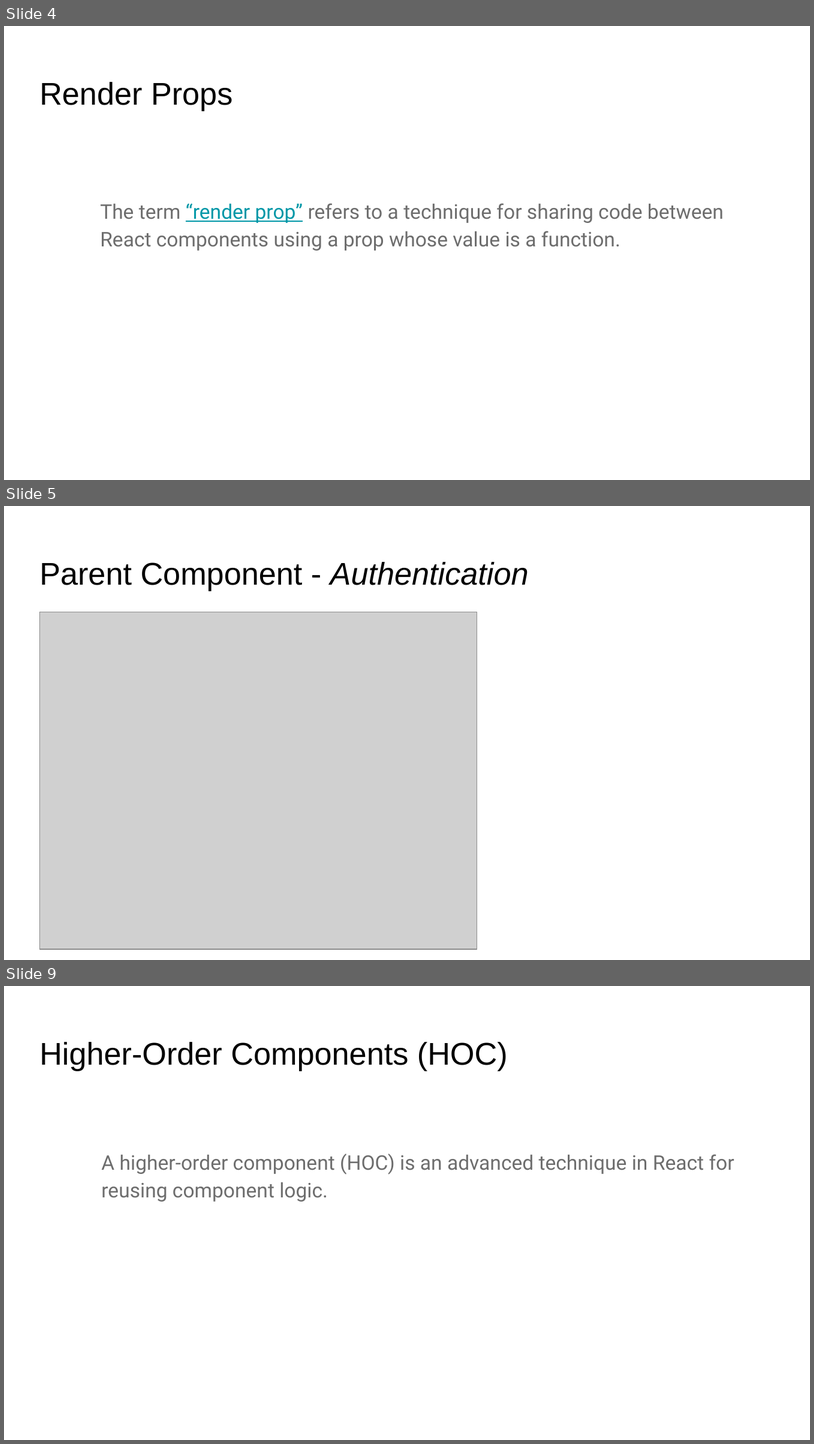
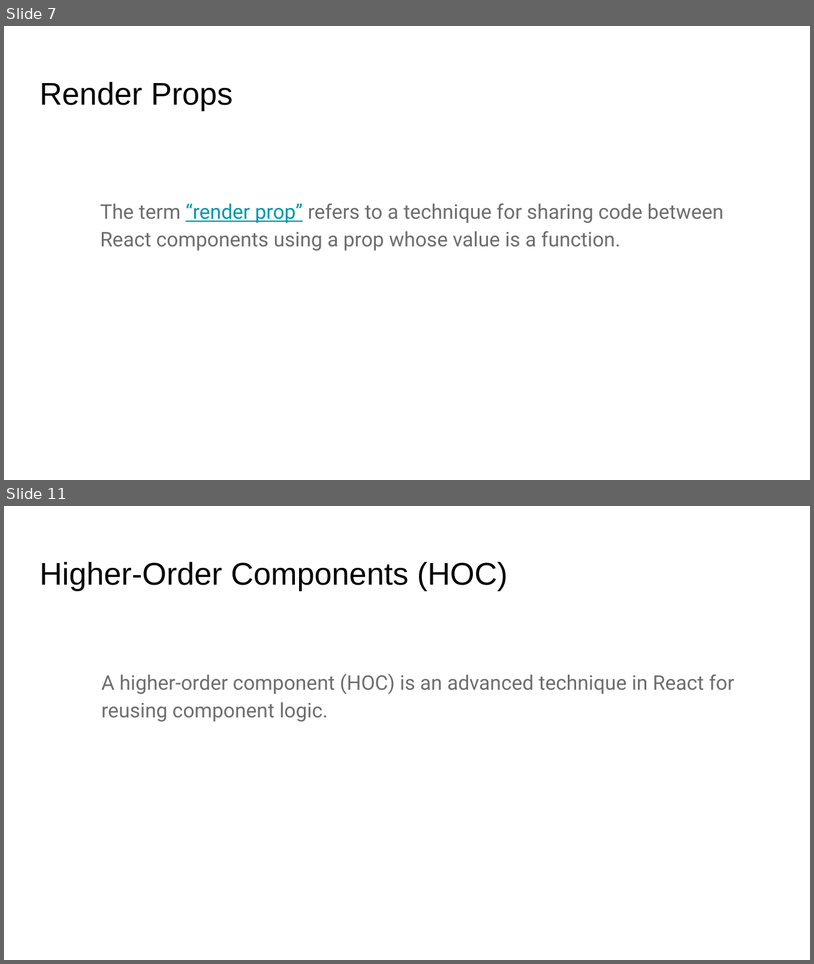
Before and after one commit to ridoansaleh/sharing-business-logic, a slide deck: docs/Sharing Common Logic Between Components.pptx. Shown one above the other, each under a label of ours: slides 4, 5 and 9 before the commit, slides 7 and 11 after it; the slides between them are not shown. The pictures are 814x1444 and 814x964 pixels, drawn with LibreOffice and Linux fonts; fonts in the diff are those of the drawing; grey boxes stand for pictures. Boxes give left, top, right and bottom in pixels: in the first picture for what was removed or moved away, otherwise in the second. Text is boxed around its words. In the diff, an @@ line names an element or a change of style, - is before the commit and + after.

```diff
--- a/docs/Sharing Common Logic Between Components.pptx
+++ b/docs/Sharing Common Logic Between Components.pptx
@@ slide 5 removed at [4, 506, 810, 960], background #FFFFFF @@
@@ title removed at [39, 562, 529, 591] @@
-Parent Component - Authentication
@@ picture removed at [39, 612, 477, 949] @@
@@ what was slide 4 is now slide 7 @@
@@ what was slide 9 is now slide 11 @@
```
Also in this commit, not shown: 7 slides changed, 6 slides added, 3 other slides removed, 7 other files.
